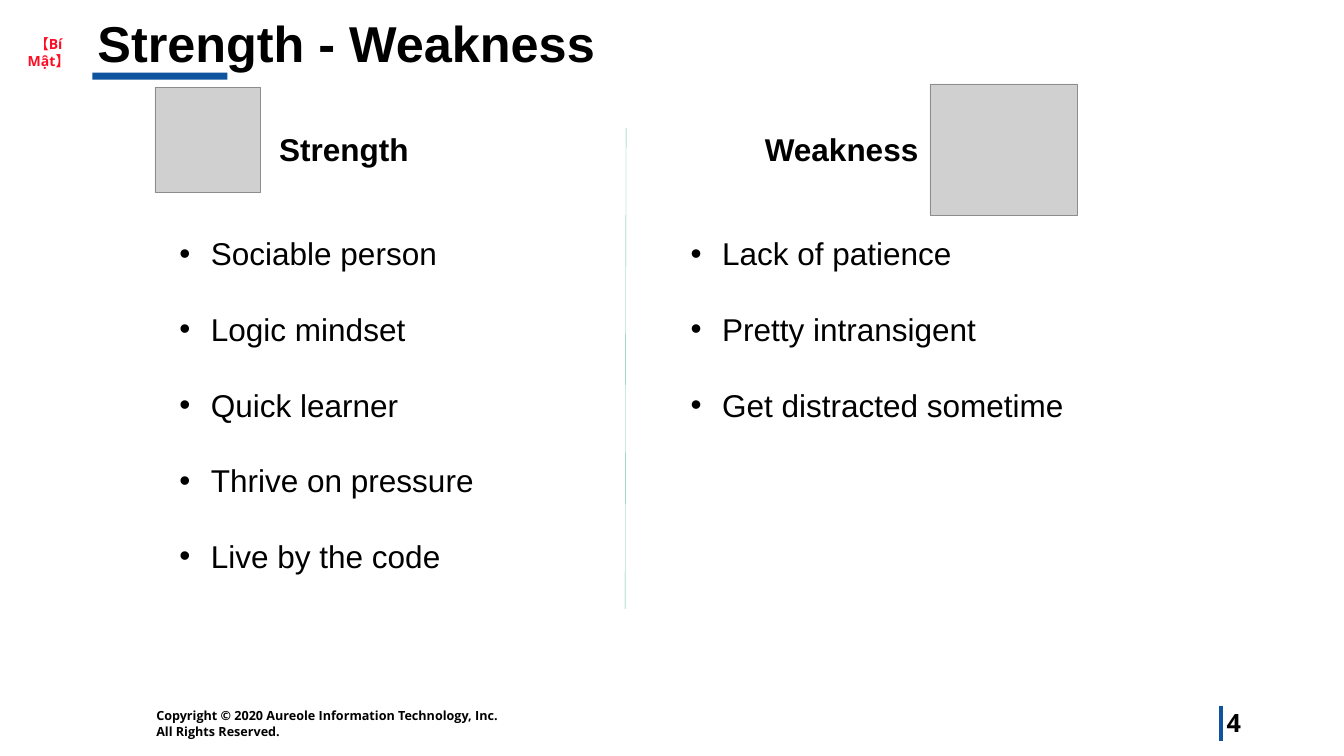
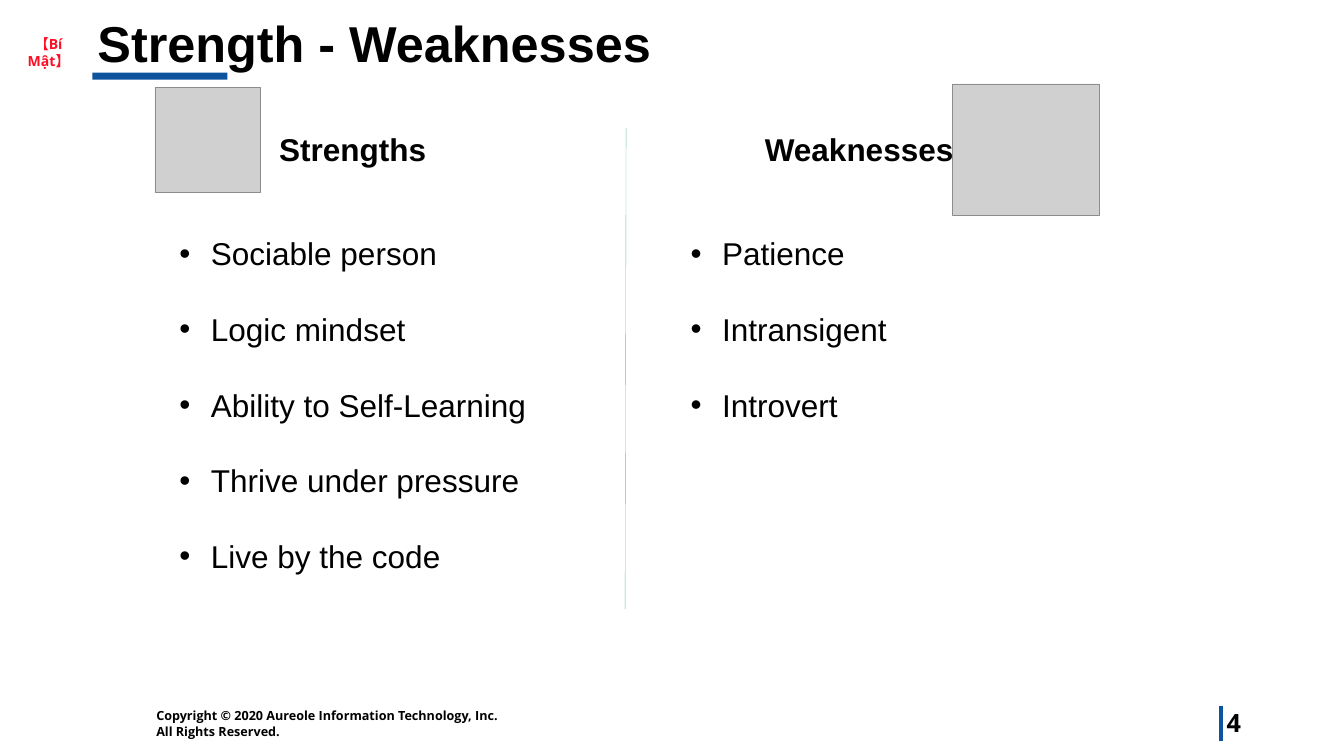
Before and after one commit to lthe4th/Sols, a slide deck: slide 4 of longpkd.pptx. Drawn at 1344x756 pixels with LibreOffice and Linux fonts; fonts in the diff are those of the drawing; grey boxes stand for pictures; background and template pictures are left out. Boxes give left, top, right and bottom in pixels: in the first picture for what was removed or moved away, otherwise in the second. Text is boxed around its words. In the diff, an @@ line names an element or a change of style, - is before the commit and + after.

```diff
--- a/longpkd.pptx
+++ b/longpkd.pptx
@@ title at (97, 25, 651, 72): text changed @@
-Strength - Weakness
+Strength - Weaknesses
@@ picture: place and size @@
-picture at (930, 84, 1077, 215)
+picture at (953, 84, 1100, 215)
@@ text at (279, 138, 426, 167): text changed @@
-Strength
+Strengths
@@ text at (765, 136, 954, 167): text changed @@
-Weakness
+Weaknesses
@@ text at (722, 242, 887, 418): text changed @@
-• Lack of patience
-• Pretty intransigent
-• Get distracted sometime
+• Patience
+• Intransigent
+• Introvert
@@ text at (211, 394, 526, 498): text changed @@
-• Quick learner
-• Thrive on pressure
+• Ability to Self-Learning
+• Thrive under pressure
```
Also in this commit, not shown: 2 other slides changed, 1 other file.
